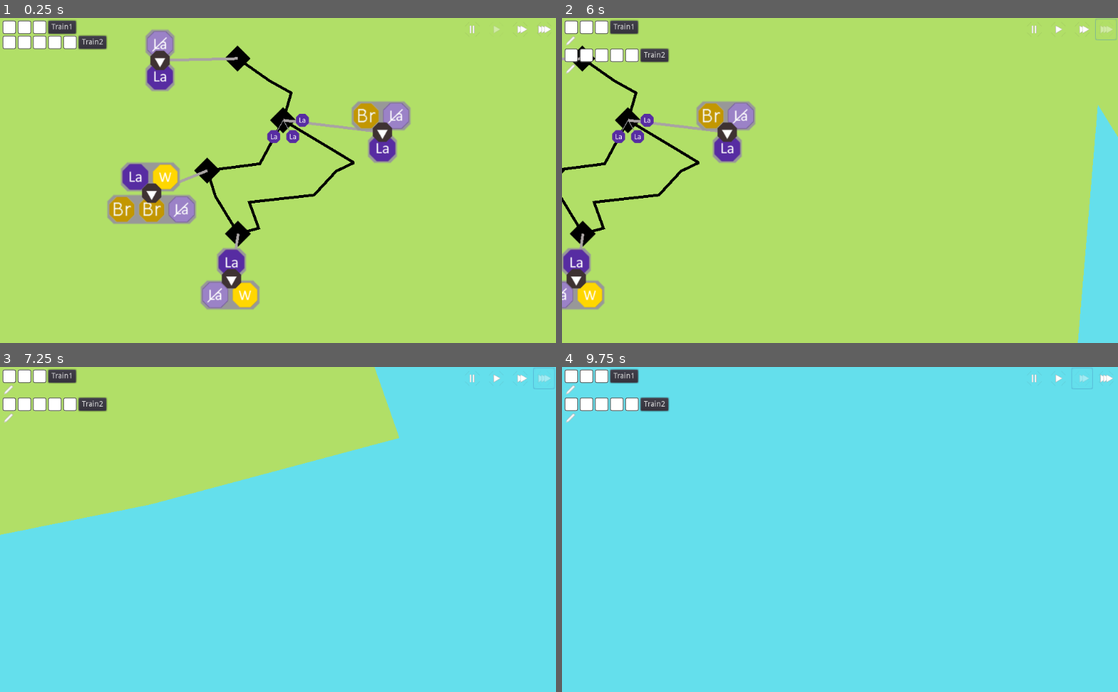
Above: before the commit, frames 1-4 (two rows, left to right).
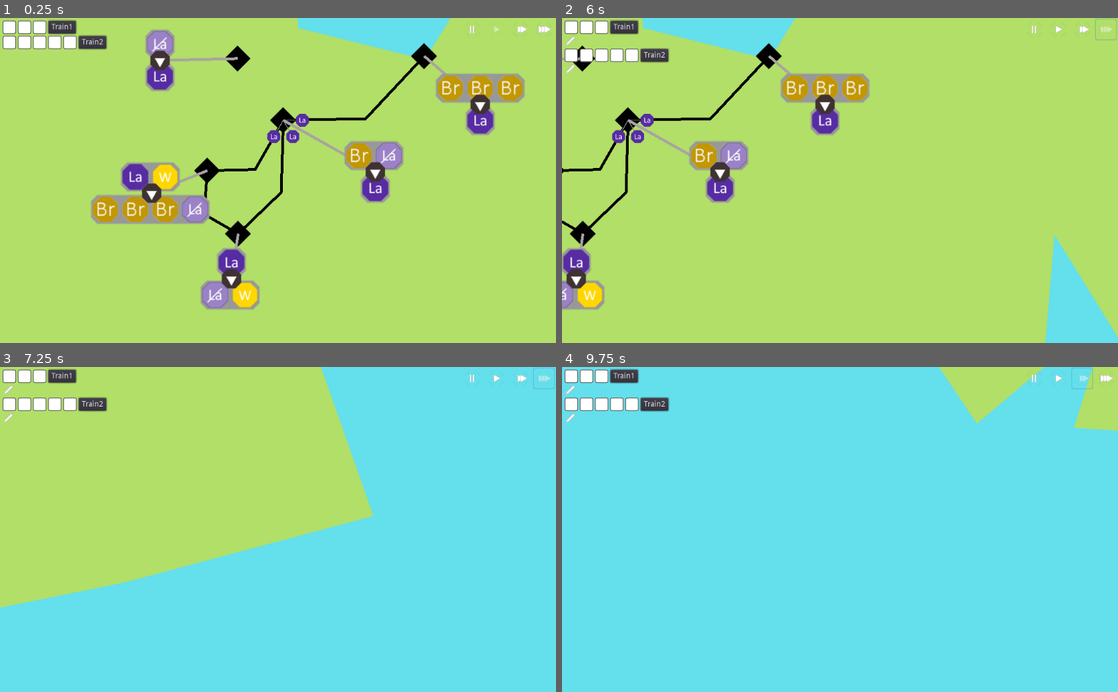
Above: after the commit, the same moments.

Repository: LeBoku/supply-chained
Game: Godot game, scene res://Game.tscn
Same seed, same stepped clock (60 frames per second), same inputs: the game is played once before the commit and once after it.
Inputs (mouse positions are in pixels of both pictures, inside the frame that each line leads up to):
- Up to frame 1 (0.25 s): no input
- Up to frame 2 (6 s): click "Train2" at 0.5 s; click "Train1" at 1.25 s; click (1034, 31) at 2 s; click (1056, 31) at 2.75 s; click (1084, 31) at 3.5 s; click (1056, 31) at 4.25 s; click (1106, 31) at 5 s; tap Enter at 5.75 s; move the mouse to (962, 164) at 5.77 s; hold Right (ui_right) from 5.78 s (still down); click (962, 164) at 5.85 s
- Up to frame 3 (7.25 s): move the mouse to (166, 545) at 6.52 s; release Right (ui_right) at 6.53 s; hold Down (ui_down) from 6.53 s (still down); tap F (camera_zoom_in) at 6.6 s; click (166, 545) at 6.8 s
- Up to frame 4 (9.75 s): move the mouse to (895, 458) at 7.27 s; release Down (ui_down) at 7.28 s; hold Right (ui_right) 7.28-8.03 s; hold R (camera_zoom_out) 7.28-8.03 s; click (895, 458) at 7.55 s; tap Space at 8, 9.5 s; move the mouse to (812, 594) at 8.02 s; hold Up (ui_up) 8.03-8.78 s; click (812, 594) at 8.1 s; tap Enter at 8.75 s; move the mouse to (1006, 578) at 8.77 s; hold Left (ui_left) from 8.78 s (still down); click (1006, 578) at 8.85 s; move the mouse to (673, 480) at 9.52 s; tap F (camera_zoom_in) at 9.6 s

The runs differ from the first frame. In frame 1, 9.3% of the frame differs, in the area x 16-95%, y 0-66%; in frame 2, 12%; in frame 3, 17%, in the area x 0-72%, y 0-75%; in frame 4, 2.8%.

Commit message:
allow moving cargo on it's own

Diff:
--- a/supply-chained/Game.tscn
+++ b/supply-chained/Game.tscn
@@ -1,10 +1,9 @@
-[gd_scene load_steps=21 format=2]
+[gd_scene load_steps=20 format=2]
 
 [ext_resource path="res://Game.gd" type="Script" id=1]
 [ext_resource path="res://station/Station.tscn" type="PackedScene" id=2]
 [ext_resource path="res://connection/ConnectionHelper.tscn" type="PackedScene" id=3]
 [ext_resource path="res://Camera.gd" type="Script" id=4]
-[ext_resource path="res://carriers/Carrier.gd" type="Script" id=5]
 [ext_resource path="res://util/icons/fastest.png" type="Texture" id=6]
 [ext_resource path="res://util/icons/faster.png" type="Texture" id=7]
 [ext_resource path="res://production/Production.tscn" type="PackedScene" id=8]
@@ -75,48 +74,17 @@
 "_edit_lock_": true
 }
 
-[node name="Rail4" parent="Map" instance=ExtResource( 3 )]
-visible = false
-points = PoolVector2Array( 149.333, 160.666, 133.897, 173.058, 163.333, 183.333, 123.5, 196.667 )
-
-[node name="IronMine" parent="Map" instance=ExtResource( 2 )]
-visible = false
-position = Vector2( 149.667, 158.667 )
-
-[node name="Mine" parent="Map/IronMine" instance=ExtResource( 8 )]
-position = Vector2( 18.7327, 2.29986 )
-produces = PoolStringArray( "iron-ore", "labor-exhausted" )
-
-[node name="Rail3" parent="Map" instance=ExtResource( 3 )]
-visible = false
-points = PoolVector2Array( 149.333, 160.666, 118.333, 167.666, 94, 184.666 )
-
-[node name="CoalMine" parent="Map" instance=ExtResource( 2 )]
-visible = false
-position = Vector2( 94.3333, 184.667 )
-
-[node name="Mine" parent="Map/CoalMine" instance=ExtResource( 8 )]
-position = Vector2( -9.72768, -21.6945 )
-produces = PoolStringArray( "coal", "labor-exhausted" )
-
-[node name="Rail" parent="Map" instance=ExtResource( 3 )]
-visible = false
-points = PoolVector2Array( 121.695, 198.106, 113.454, 190.989, 94, 184.666 )
-
 [node name="Town" parent="Map" instance=ExtResource( 2 )]
-position = Vector2( 121.96, 197.748 )
+position = Vector2( 137.96, 149.748 )
 initial_storage = PoolStringArray( "labor", "labor", "labor", "", "", "" )
 
 [node name="Labor" parent="Map/Town" instance=ExtResource( 8 )]
-position = Vector2( 36.5133, 4.39181 )
+position = Vector2( 33.8885, 19.0909 )
 requires = PoolStringArray( "labor-exhausted", "bread" )
 produces = PoolStringArray( "labor" )
 
-[node name="Rail8" parent="Map" instance=ExtResource( 3 )]
-points = PoolVector2Array( 104.732, 175.625, 116.916, 183.218, 124.862, 187.632, 121.683, 196.814 )
-
 [node name="Forest" parent="Map" instance=ExtResource( 2 )]
-position = Vector2( 105.185, 174.97 )
+position = Vector2( 121.185, 126.97 )
 initial_storage = PoolStringArray( "", "", "", "", "", "" )
 
 [node name="Gathering" parent="Map/Forest" instance=ExtResource( 8 )]
@@ -125,59 +93,51 @@
 produces = PoolStringArray( "labor" )
 time = 30
 
-[node name="Rail1" parent="Map" instance=ExtResource( 3 )]
-position = Vector2( 0.209976, 0 )
-points = PoolVector2Array( 133.774, 224.663, 109.218, 228.032, 112.665, 237.596, 104.667, 239 )
-
-[node name="Smelter" parent="Map" instance=ExtResource( 2 )]
-visible = false
-position = Vector2( 133.333, 225.333 )
-
-[node name="Iron" parent="Map/Smelter" instance=ExtResource( 8 )]
-position = Vector2( 17.0588, 11.438 )
-requires = PoolStringArray( "labor", "iron-ore", "coal" )
-produces = PoolStringArray( "iron", "labor-exhausted" )
+[node name="Harbor" parent="Map" instance=ExtResource( 2 )]
+position = Vector2( 189.874, 126.087 )
+initial_storage = PoolStringArray( "", "", "", "", "", "" )
+
+[node name="New Labor" parent="Map/Harbor" instance=ExtResource( 8 )]
+position = Vector2( 20.6213, 17.8117 )
+requires = PoolStringArray( "bread", "bread", "bread" )
+produces = PoolStringArray( "labor" )
+time = 30
 
 [node name="Rail6" parent="Map" instance=ExtResource( 3 )]
-points = PoolVector2Array( 105.54, 238.907, 96.9245, 225.797, 94.3025, 219.055 )
+points = PoolVector2Array( 121.055, 191.105, 108.731, 184.424, 109.176, 169.13 )
 
 [node name="Mill" parent="Map" instance=ExtResource( 2 )]
-position = Vector2( 94.0024, 216.343 )
+position = Vector2( 110.002, 168.343 )
 
 [node name="Mill" parent="Map/Mill" instance=ExtResource( 8 )]
 position = Vector2( -20.534, 8.33464 )
 requires = PoolStringArray( "labor", "wheat" )
-produces = PoolStringArray( "bread", "labor-exhausted", "bread" )
+produces = PoolStringArray( "bread", "labor-exhausted", "bread", "bread" )
 
 [node name="Rail5" parent="Map" instance=ExtResource( 3 )]
-points = PoolVector2Array( 133.444, 225.105, 141.432, 216.556, 147.982, 213.421, 123.167, 199.167 )
+points = PoolVector2Array( 121.838, 190.877, 137.2, 176.397, 137.553, 150.087 )
+
+[node name="Rail8" parent="Map" instance=ExtResource( 3 )]
+points = PoolVector2Array( 188.761, 126.602, 168.278, 149.204, 137.73, 149.381 )
 
 [node name="Farm" parent="Map" instance=ExtResource( 2 )]
-position = Vector2( 105.333, 239.667 )
+position = Vector2( 121.333, 191.667 )
 
 [node name="Farm" parent="Map/Farm" instance=ExtResource( 8 )]
 position = Vector2( -2.46592, 16.617 )
 produces = PoolStringArray( "wheat", "labor-exhausted" )
 
-[node name="Rail2" parent="Map" instance=ExtResource( 3 )]
-visible = false
-points = PoolVector2Array( 95.4242, 215.128, 90, 199.666, 92.6667, 184.666 )
-
 [node name="Rail7" parent="Map" instance=ExtResource( 3 )]
-points = PoolVector2Array( 95.4242, 215.128, 113.333, 213.833, 121.833, 198.167 )
+points = PoolVector2Array( 109.621, 168.239, 127.588, 167.942, 135.606, 151.609 )
 
 [node name="Train1" parent="." instance=ExtResource( 12 )]
 stored_cargo = [ null, null, null ]
 
-[node name="Train2" type="Polygon2D" parent="."]
-z_index = 10
-antialiased = true
-polygon = PoolVector2Array( -6, -3, 5, -3, 7, 0, 5, 3, -6, 3 )
-script = ExtResource( 5 )
+[node name="Train2" parent="." instance=ExtResource( 12 )]
 stored_cargo = [ null, null, null, null, null ]
 
 [node name="Camera" type="Camera2D" parent="."]
-position = Vector2( 120, 220 )
+position = Vector2( 136, 172 )
 current = true
 zoom = Vector2( 0.2, 0.2 )
 limit_left = -500
--- a/supply-chained/Production/Production.gd
+++ b/supply-chained/Production/Production.gd
@@ -4,7 +4,7 @@
 
 export var requires: PoolStringArray = ["labor"]
 export var produces: PoolStringArray = ["exhausted-labor"]
-export var time = 5
+export var time = 0
 
 onready var cargo_helper = $"/root/CargoHelper"
 
--- a/supply-chained/cargo/cargo/Cargo.gd
+++ b/supply-chained/cargo/cargo/Cargo.gd
@@ -2,12 +2,33 @@
 
 class_name Cargo
 
+onready var game_state = $"/root/GameState"
+onready var route_builder = $"/root/RouteBuilder"
+
 var type: String
 var texture: Texture
+var selected = false
 
 func _ready():
 	add_to_group("Cargo")
 	$Icon.texture = texture
+
+func _process(delta):
+	if Input.is_action_just_pressed("MouseClick") and mouse_is_over():
+		selected = true;
+
+	elif Input.is_action_just_released("MouseClick"):
+		if selected:
+			move_to_position(get_global_mouse_position())
+
+		selected = false;
+
+	elif selected:
+		$PathIndicator.visible = true
+		$PathIndicator.points[1] = get_local_mouse_position()
+
+	else:
+		$PathIndicator.visible = false
 
 func init(type:String, texture:Texture):
 	self.type = type
@@ -17,3 +38,25 @@
 
 func is_type(type: String):
 	return self.type == type
+
+func mouse_is_over():
+	return get_local_mouse_position().abs().length() < 30
+
+func move_to_position(position: Vector2):
+	var station = game_state.get_station_at_point(position)
+
+	if station != null:
+		move_to_station(station)
+
+func move_to_station(station: Position2D):
+	var current_station = game_state.get_station_with_cargo(self)
+	if current_station:
+		current_station.storage.remove_cargo(self)
+
+	$MovementTween.interpolate_property(self, "position", position, station.position, 5)
+	$MovementTween.start()
+
+func _on_Movement_completed():
+	var station = game_state.get_station_at_point(position)
+	if station != null:
+		station.storage.add(self)
--- a/supply-chained/cargo/cargo/Cargo.tscn
+++ b/supply-chained/cargo/cargo/Cargo.tscn
@@ -1,7 +1,9 @@
-[gd_scene load_steps=3 format=2]
+[gd_scene load_steps=4 format=2]
 
 [ext_resource path="res://cargo/icons/placeholder.png" type="Texture" id=1]
 [ext_resource path="res://cargo/cargo/Cargo.gd" type="Script" id=2]
+
+[sub_resource type="CanvasItemMaterial" id=1]
 
 [node name="Cargo" type="Node2D"]
 scale = Vector2( 0.1, 0.1 )
@@ -9,4 +11,13 @@
 script = ExtResource( 2 )
 
 [node name="Icon" type="Sprite" parent="."]
+material = SubResource( 1 )
 texture = ExtResource( 1 )
+
+[node name="PathIndicator" type="Line2D" parent="."]
+visible = false
+points = PoolVector2Array( 0, 0, 0, 0 )
+
+[node name="MovementTween" type="Tween" parent="."]
+
+[connection signal="tween_all_completed" from="MovementTween" to="." method="_on_Movement_completed"]
--- a/supply-chained/connection/ConnectionHelper.gd
+++ b/supply-chained/connection/ConnectionHelper.gd
@@ -1,8 +1,10 @@
 extends Line2D
 
+onready var game_state = $"/root/GameState"
+
 func _ready():
-	var statA = get_station_at_point(points[0])
-	var statB = get_station_at_point(points[-1])
+	var statA = game_state.get_station_at_point(points[0])
+	var statB = game_state.get_station_at_point(points[-1])
 
 	points[0] = statA.position
 	points[-1] = statB.position
@@ -16,10 +18,3 @@
 
 	statA.out_connections.append({"curve":curve,"station": statB})
 	statB.out_connections.append({"curve":curve_reversed,"station": statA})
-
-func get_station_at_point(point: Vector2, buffer:int = 5):
-	var stations = get_tree().get_nodes_in_group('Station')
-	for s in stations:
-		var station := s as Station
-		if point.distance_to(station.position) <= buffer:
-			return station
--- a/supply-chained/project.godot
+++ b/supply-chained/project.godot
@@ -83,6 +83,7 @@
 RouteBuilder="*res://route-builder/RouteBuilder.gd"
 CargoHelper="*res://cargo/CargoHelper.gd"
 Globals="*res://Globals.gd"
+GameState="*res://util/GameState.gd"
 
 [debug]
 
@@ -129,6 +130,11 @@
 "events": [ Object(InputEventKey,"resource_local_to_scene":false,"resource_name":"","device":0,"alt":false,"shift":false,"control":false,"meta":false,"command":false,"pressed":false,"scancode":82,"unicode":0,"echo":false,"script":null)
  ]
 }
+MouseClick={
+"deadzone": 0.5,
+"events": [ Object(InputEventMouseButton,"resource_local_to_scene":false,"resource_name":"","device":0,"alt":false,"shift":false,"control":false,"meta":false,"command":false,"button_mask":0,"position":Vector2( 0, 0 ),"global_position":Vector2( 0, 0 ),"factor":1.0,"button_index":1,"pressed":false,"doubleclick":false,"script":null)
+ ]
+}
 
 [rendering]
 
--- a/supply-chained/route-builder/RouteBuilder.gd
+++ b/supply-chained/route-builder/RouteBuilder.gd
@@ -23,6 +23,8 @@
 	return route
 
 func add_step(station: Station, cargo_exchange: CargoExchange):
+	if not active: return
+
 	if len(route.steps) == 0 or station != route.steps[-1].station:
 		var stations = [station]
 		if len(route.steps) > 0:
--- a/supply-chained/station/Station.gd
+++ b/supply-chained/station/Station.gd
@@ -26,6 +26,3 @@
 	for conn in out_connections:
 		if conn["station"] == station:
 			return conn
-
-func _on_want_selected(cargo):
-	$"/root/RouteBuilder".add_step(self, CargoExchange.new().initialize(cargo, false))
--- /dev/null
+++ b/supply-chained/util/GameState.gd
@@ -0,0 +1,16 @@
+extends Node
+
+func get_stations():
+	return get_tree().get_nodes_in_group('Station')
+
+func get_station_at_point(point: Vector2, buffer:int = 5):
+	for s in get_stations():
+		var station := s as Station
+		if point.distance_to(station.position) <= buffer:
+			return station
+
+func get_station_with_cargo(cargo):
+	for s in get_stations():
+		var station := s as Station
+		if station.storage.stored_cargo.has(cargo):
+			return station
